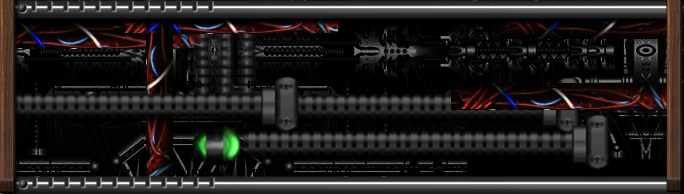
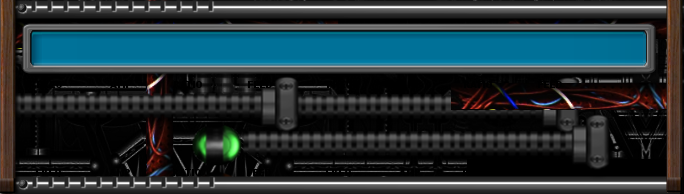
Layer changes from the first 684×194 image to the second:
added layer "DISPLAY" above "FREQ AMP ..." over box(21, 23, 661, 80)
